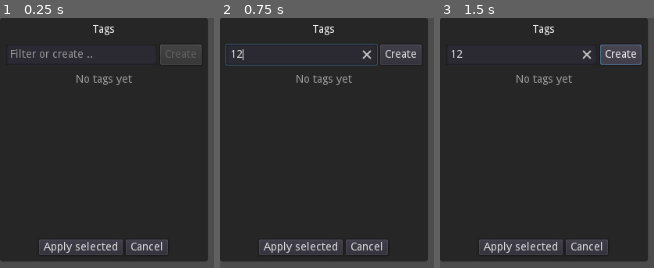
Above: before the commit, frames 1-3 (left to right).
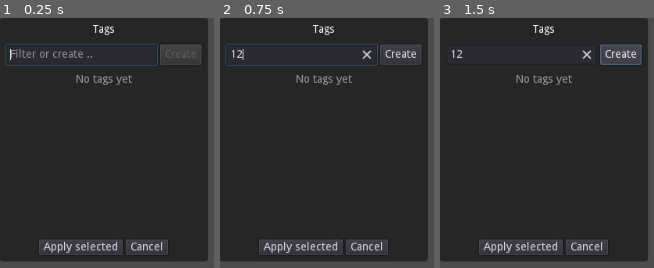
Above: after the commit, the same moments.

Repository: b7g/warm_bee
Game: Godot game, scene res://ui/component/tag_manager.tscn
Same seed, same stepped clock (60 frames per second), same inputs: the game is played once before the commit and once after it. This scene is started directly instead of the project's main scene.
Inputs (mouse positions are in pixels of both pictures, inside the frame that each line leads up to):
- Up to frame 1 (0.25 s): no input
- Up to frame 2 (0.75 s): click (301, 55) at 0.52 s; type "12" at 0.6 s
- Up to frame 3 (1.5 s): click "Create" at 1.25 s

The runs differ from the first frame. In frame 1, 0.7% of the frame differs, in the area x 2-74%, y 10-20%; in frame 2, nothing differs; in frame 3, nothing differs.
Error in both runs: Invalid get index 'tags' (on base: 'Dictionary'). (res://singleton/data.gd:67)

Commit message:
Improved TagManager usability
- Filter/create field has focus initially and after tag creation
- Tags can be created by pressing the enter key

Diff:
--- a/godot/ui/component/entry_name_field.gd
+++ b/godot/ui/component/entry_name_field.gd
@@ -17,7 +17,7 @@
 	text = _entry_name
 
 
-func _on_EntryNameField_text_entered(new_text: String) -> void:
+func _on_EntryNameField_text_entered(_new_text: String) -> void:
 	release_focus()
 
 
--- a/godot/ui/component/tag_manager.gd
+++ b/godot/ui/component/tag_manager.gd
@@ -14,6 +14,7 @@
 
 
 func _ready() -> void:
+	_filter_or_create_box.grab_focus()
 	_display_tags(Data.get_tags())
 	_filter("")
 
@@ -27,16 +28,18 @@
 
 
 func _on_LineEditFilter_text_changed(filter_text: String) -> void:
-	_filter(filter_text.to_lower())
+	_filter(filter_text)
+
+
+func _on_LineEditFilter_text_entered(new_text: String) -> void:
+	for ui_tag in _tag_container.get_children():
+		if ui_tag.get_name().to_lower() == new_text.to_lower():
+			return
+	_create_tag(new_text)
 
 
 func _on_ButtonCreateTag_pressed() -> void:
-	var new_tag_name: String = _filter_or_create_box.text
-	var new_tag_key: String = Data.create_tag(new_tag_name)
-	_add_ui_tag(new_tag_key, new_tag_name)
-	_label_no_tags.visible = false
-	_filter_or_create_box.text = ""
-	_filter("")
+	_create_tag(_filter_or_create_box.text)
 
 
 func _display_tags(tags: Dictionary) -> void:
@@ -48,6 +51,17 @@
 		_add_ui_tag(tag_key, tag_name, is_selected)
 
 
+func _create_tag(tag_name: String) -> void:
+	if tag_name.empty():
+		return
+	var new_tag_key: String = Data.create_tag(tag_name)
+	_add_ui_tag(new_tag_key, tag_name)
+	_label_no_tags.visible = false
+	_filter_or_create_box.text = ""
+	_filter_or_create_box.grab_focus()
+	_filter("")
+
+
 func _add_ui_tag(tag_key: String, tag_name: String, is_selected: bool = false) -> void:
 	var ui_tag: Control = _ui_tag_res.instance()
 	ui_tag.set_tag_info(tag_key, tag_name)
@@ -57,6 +71,7 @@
 
 
 func _filter(filter_text: String) -> void:
+	filter_text = filter_text.to_lower()
 	var filter_inactive: bool = filter_text.empty()
 	var tag_exists: bool = false
 	if filter_text.empty():
--- a/godot/ui/component/tag_manager.tscn
+++ b/godot/ui/component/tag_manager.tscn
@@ -98,6 +98,7 @@
 text = "Cancel"
 
 [connection signal="text_changed" from="VC/HC/LineEditFilter" to="." method="_on_LineEditFilter_text_changed"]
+[connection signal="text_entered" from="VC/HC/LineEditFilter" to="." method="_on_LineEditFilter_text_entered"]
 [connection signal="pressed" from="VC/HC/ButtonCreateTag" to="." method="_on_ButtonCreateTag_pressed"]
 [connection signal="pressed" from="VC/ButtonsHC/ButtonAdd" to="." method="_on_ButtonAdd_pressed"]
 [connection signal="pressed" from="VC/ButtonsHC/ButtonCancel" to="." method="_on_ButtonCancel_pressed"]
